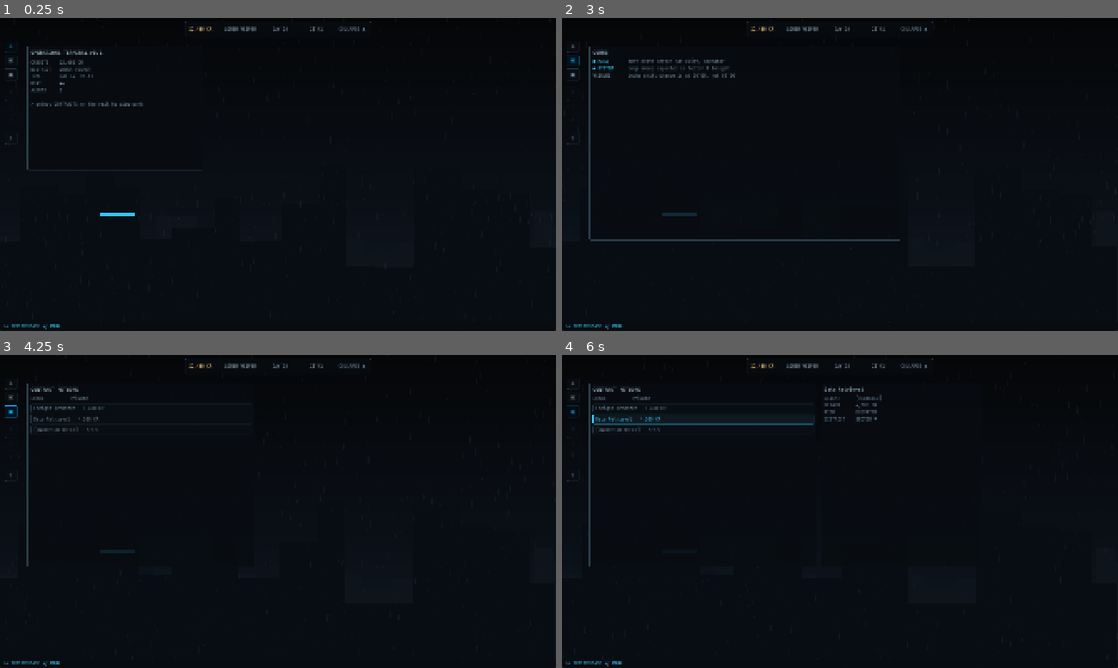
Above: before the commit, frames 1-4 (two rows, left to right).
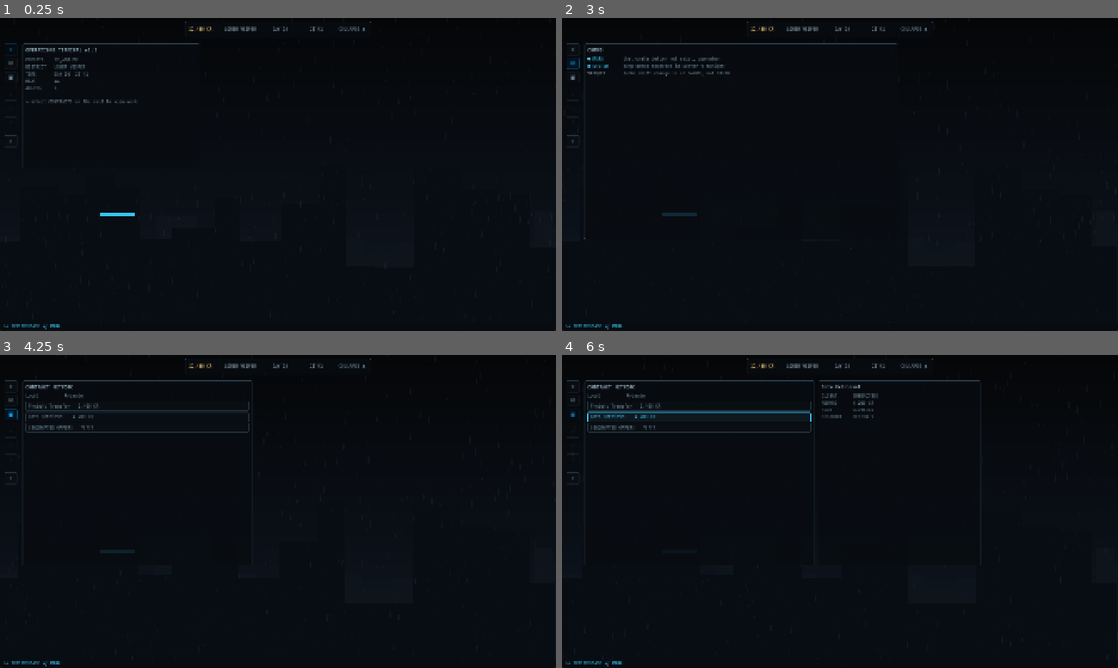
Above: after the commit, the same moments.

Repository: merlinbr/operator
Game: Godot game, scene res://scenes/main/main.tscn
Same seed, same stepped clock (60 frames per second), same inputs: the game is played once before the commit and once after it.
Inputs:
- Up to frame 1 (0.25 s): no input
- Up to frame 2 (3 s): click "COLLAPSE ▲" at 0.5 s; click "EXPAND ▼" at 1.25 s; click "◈" at 2 s; click "✉" at 2.75 s
- Up to frame 3 (4.25 s): click "▣" at 3.5 s
- Up to frame 4 (6 s): click "!" at 4.25 s; click "Freight Transfer 1,400 CR" at 5 s; click "Data Retrieval 4,200 CR" at 5.75 s

The runs differ from the first frame. In frame 1, 1.1% of the frame differs, in the area x 0-36%, y 8-49%; in frame 2, 1.7%; in frame 3, 1.5%; in frame 4, 2.6%, in the area x 0-76%, y 8-68%.

Commit message:
fix: add spacing below status HUD

Diff:
--- a/scenes/main/main.gd
+++ b/scenes/main/main.gd
@@ -22,7 +22,7 @@
 const RAIL_WIDTH := 44.0
 const RAIL_GAP := 16.0
 const CHIP_TOP := 12.0
-const CHIP_GAP := 14.0
+const CHIP_GAP := 24.0
 const TICKER_HEIGHT := 30.0
 const TICKER_TOP_GAP := 4.0
 const TICKER_BOTTOM_GAP := 0.0
@@ -243,8 +243,8 @@
 	ticker.position = Vector2(0.0, ws_size.y - TICKER_HEIGHT - TICKER_BOTTOM_GAP)
 	ticker.size = Vector2(ws_size.x, TICKER_HEIGHT)
 
-	var r_left: float = MARGIN + RAIL_WIDTH + RAIL_GAP + PANEL_INSET
-	var r_top: float = content_top + PANEL_INSET
+	var r_left: float = MARGIN + RAIL_WIDTH + RAIL_GAP
+	var r_top: float = content_top
 	var r_right: float = ws_size.x - MARGIN - PANEL_INSET
 	var r_bottom: float = content_bottom - PANEL_INSET
 	var r_w: float = r_right - r_left
--- a/tests/test_main.gd
+++ b/tests/test_main.gd
@@ -14,6 +14,8 @@
 	var workspace: Control = main.get_node("Workspace")
 	var primary: Control = workspace.get_node("PrimaryHost")
 	var context: Control = workspace.get_node("ContextHost")
+	var rail: Control = workspace.get_node("IconRail")
+	var chip: Control = workspace.get_node("StatusChip")
 
 	check(main.theme != null, "theme applied at Main root")
 	check(primary.get_child_count() == 1, "home panel active on start")
@@ -23,6 +25,12 @@
 	var ws: Vector2 = workspace.size if workspace.size.x > 0 else Vector2(1920, 1080)
 	check(primary.size.x < ws.x * 0.5, "home width is compact")
 	check(primary.size.y < ws.y * 0.6, "home height is compact")
+	check(absf(primary.position.y - rail.position.y) <= 0.1,
+		"primary top aligns with first rail module")
+	check(absf(primary.position.x - (rail.position.x + rail.size.x + main.RAIL_GAP)) <= 0.1,
+		"primary uses fixed gutter from rail")
+	check(absf(rail.position.y - (main.CHIP_TOP + chip.size.y + main.CHIP_GAP)) <= 0.1,
+		"rail keeps shared gap below status HUD")
 
 	# active icon toggles its module closed
 	main.select_module(&"home")
@@ -44,6 +52,8 @@
 	var primary_w: float = primary.size.x
 	main.open_context(load("res://scenes/modules/contracts/contract_detail.tscn").instantiate())
 	check(context.visible and context.get_child_count() == 1, "context opens with content")
+	check(absf(context.position.y - rail.position.y) <= 0.1,
+		"context top aligns with first rail module")
 	check(absf(primary.size.x - primary_w) < 1.0, "primary keeps class width when context opens")
 	check(primary.position.x + primary.size.x + main.CONTEXT_GAP + context.size.x < ws.x,
 		"environment remains visible to the right of panels")
